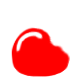
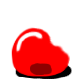
Layers edited between the first and the second (80, 80) image:
renamed "貼り付けられたレイヤー" to "slime", painted on it over [15, 63, 72, 79]
